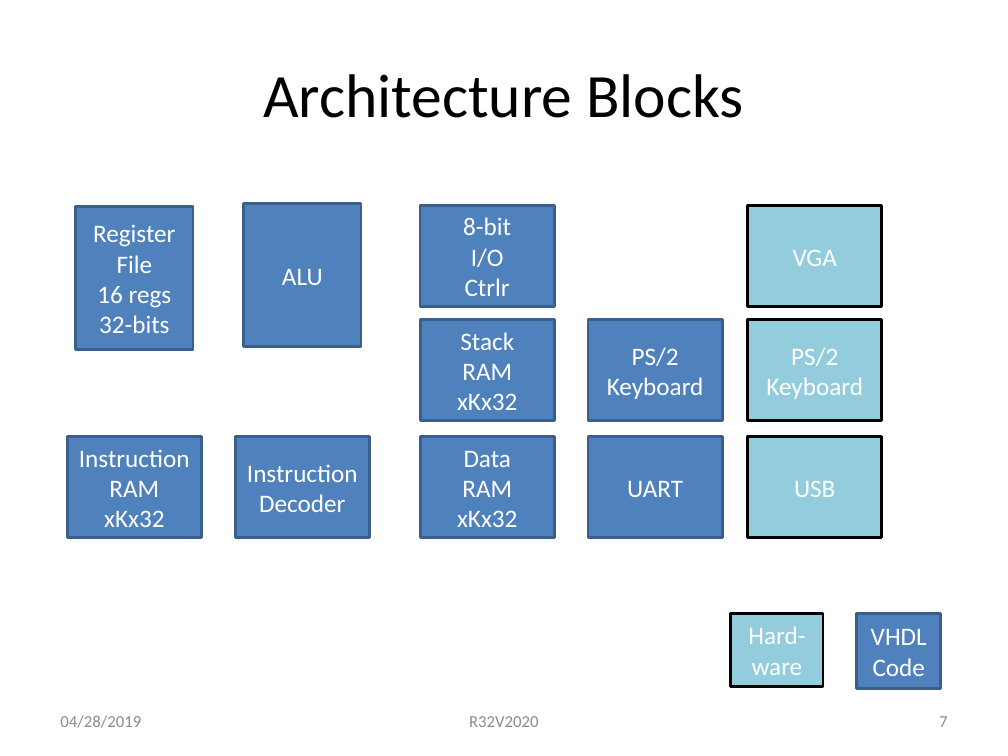
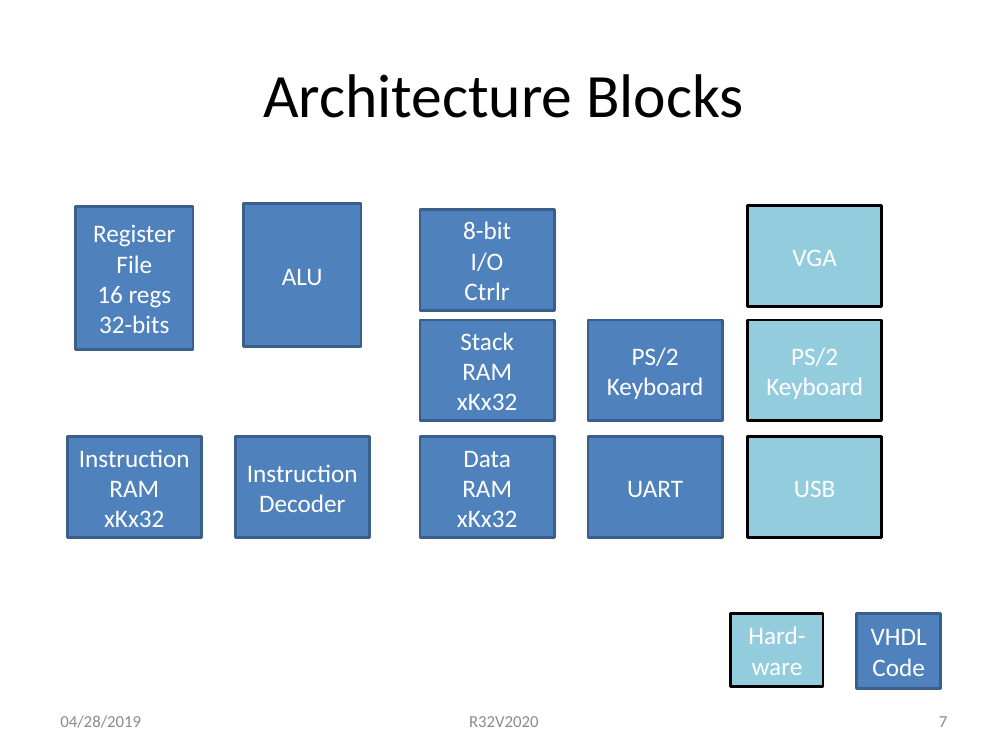
Before and after one commit to douggilliland/R32V2020, a slide deck: slide 7 of Architecture/R32V2020-RISC in EP4CE6.pptx. Drawn at 1008x756 pixels with LibreOffice and Linux fonts; fonts in the diff are those of the drawing. Boxes give left, top, right and bottom in pixels: in the first picture for what was removed or moved away, otherwise in the second. Text is boxed around its words. In the diff, an @@ line names an element or a change of style, - is before the commit and + after.

```diff
--- a/Architecture/R32V2020-RISC in EP4CE6.pptx
+++ b/Architecture/R32V2020-RISC in EP4CE6.pptx
@@ rectangle "8-bit": place and size @@
-rectangle "8-bit" at (420, 206, 554, 306)
+rectangle "8-bit" at (420, 210, 554, 310)
```
Also in this commit, not shown: 1 other file.
